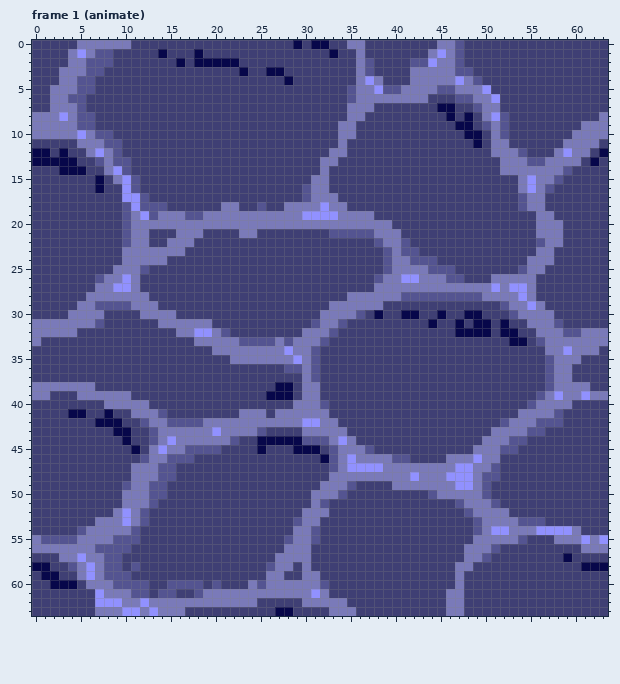
Two states of a pixel-art file, art/waterTile.aseprite. That is the earlier state.
64x64 pixels, 6 frames. Shown: frame 1 (animate). The commit also changed other frames, which this record leaves out.
New version:
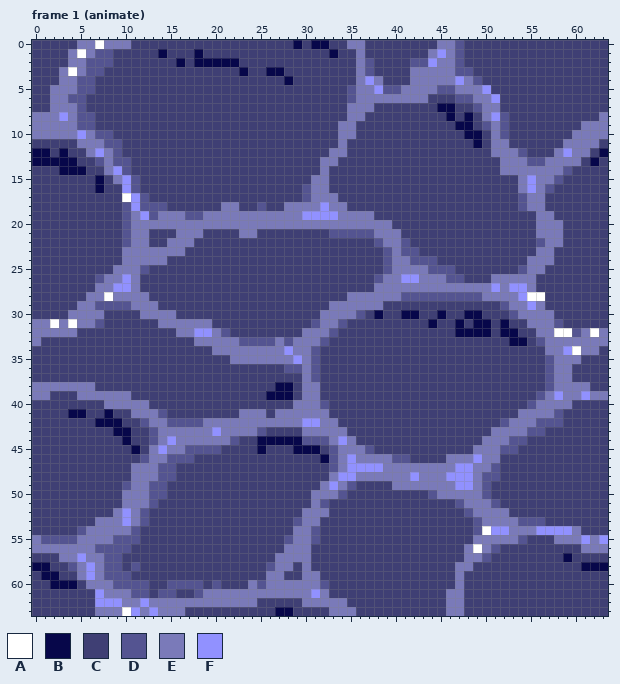
Palette (. is transparent): A #ffffff  B #07074a  C #3f3f74  D #545491  E #7a7ab9  F #9191ff
From old to new:
Changed rows in their new state; - is an unchanged pixel.
Frame 1 (animate):
first column x 4:
 0 ---A
 1 -A--
 3 A---
first column x 10:
17 A
first column x 2:
28 ------A----------------------------------------------AA------
31 A-A----------------------------------------------------------
32 --------------------------------------------------------AA--A
34 ----------------------------------------------------------A--
first column x 33:
48 -FF
49 F--
first column x 49:
54 -A
56 A-
first column x 10:
63 A
Changed places in both pictures, as pixel boxes (x1, y1, x2, y2):
changed: (68, 40, 104, 76)
changed: (122, 193, 131, 202)
changed: (50, 292, 113, 328)
changed: (527, 292, 599, 355)
changed: (329, 472, 356, 490)
changed: (473, 526, 491, 553)
changed: (122, 607, 131, 616)
